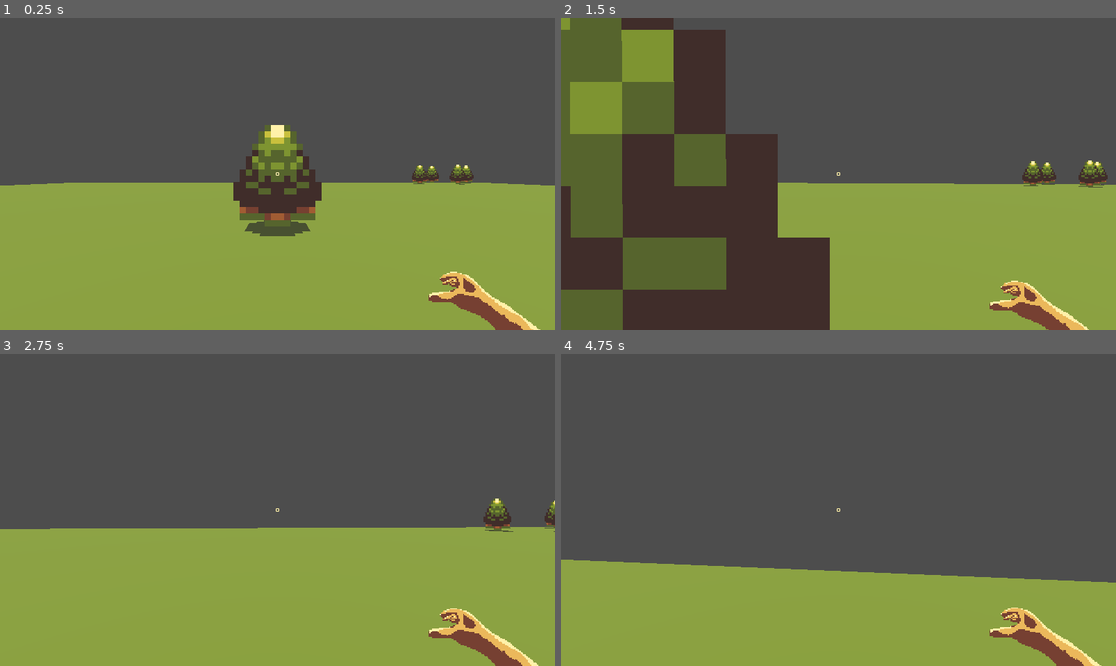
Above: before the commit, frames 1-4 (two rows, left to right).
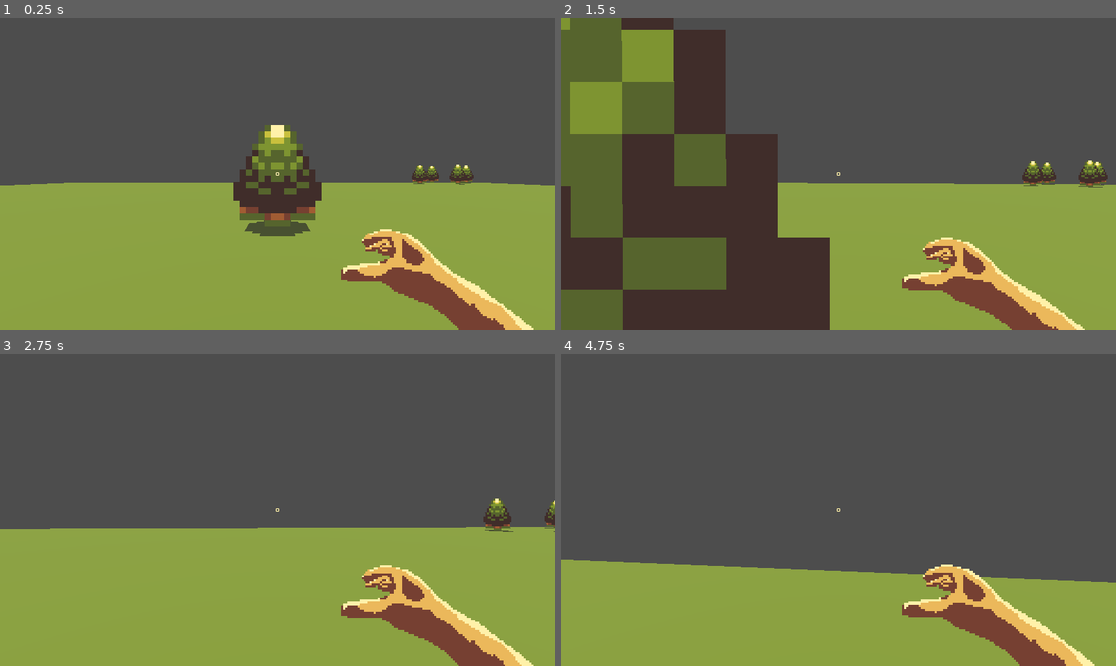
Above: after the commit, the same moments.

Repository: benlloyd50/three-d-skiller
Game: Godot game, scene res://scenes/main_in_game.tscn
The game is run twice, just before and just after one commit, with the same random seed, the same clock (stepped at 60 frames per second) and the same inputs.
Inputs (mouse positions are in pixels of both pictures, inside the frame that each line leads up to):
- Up to frame 1 (0.25 s): no input
- Up to frame 2 (1.5 s): tap Enter at 0.5 s; move the mouse to (866, 174) at 0.52 s; hold W (move_forward) from 0.53 s (still down); click (866, 174) at 0.6 s; tap Space (jump) at 0.77 s; move the mouse to (810, 174) at 1.27 s; click (810, 174) at 1.35 s
- Up to frame 3 (2.75 s): keep holding W (move_forward); tap Space (jump) at 1.52 s; move the mouse to (288, 503) at 2.02 s; click (288, 503) at 2.1 s
- Up to frame 4 (4.75 s): keep holding W (move_forward); move the mouse to (832, 516) at 2.77 s; click (832, 516) at 2.85 s; tap Space (jump) at 3.02, 3.77, 4.52 s; move the mouse to (877, 513) at 3.52 s; click (877, 513) at 3.6 s; move the mouse to (794, 506) at 4.27 s; click (794, 506) at 4.35 s

The runs differ from the first frame. In frame 1, 3.9% of the frame differs, in the area x 61-98%, y 67-100%; in frame 2, 3.6%; in frame 3, 4.0%; in frame 4, 4.0%.

Commit message:
attacks with sounds

Diff:
--- a/scenes/bb_tree.tscn
+++ b/scenes/bb_tree.tscn
@@ -30,9 +30,10 @@
 texture_filter = 0
 texture = ExtResource("2_l4o16")
 
-[node name="Tree" type="StaticBody3D" parent="Pivot" unique_id=1260696974]
+[node name="Tree" type="StaticBody3D" parent="Pivot" unique_id=1260696974 node_paths=PackedStringArray("despawn_on_death")]
 transform = Transform3D(1.6666663, 0, 0, 0, 1.6666663, 0, 0, 0, 1.6666663, 0, 0, 0)
 script = ExtResource("2_sfj6h")
+despawn_on_death = NodePath("../..")
 
 [node name="CollisionShape3D" type="CollisionShape3D" parent="Pivot/Tree" unique_id=467967866]
 transform = Transform3D(1, 0, 0, 0, 1, 0, 0, 0, 1, 0, 0.2103882, 0)
--- a/scenes/player.tscn
+++ b/scenes/player.tscn
@@ -1,8 +1,22 @@
 [gd_scene format=3 uid="uid://srl1w5wjsuwm"]
 
 [ext_resource type="Script" uid="uid://hobsns4jtt2j" path="res://scripts/player_controller.gd" id="1_g2els"]
+[ext_resource type="AudioStream" uid="uid://dksc4d6mjr6jq" path="res://audio/punch1.ogg" id="2_fjrip"]
 [ext_resource type="Texture2D" uid="uid://cpjts3f3o4jul" path="res://art/hand_large.png" id="2_g2els"]
 [ext_resource type="Texture2D" uid="uid://cvja6duuqgr04" path="res://art/art dump/Mini-Medieval-8x8/Interface.png" id="3_qhqgy"]
+[ext_resource type="AudioStream" uid="uid://b2okx3ff5p5ly" path="res://audio/punch2.ogg" id="3_smehm"]
+[ext_resource type="AudioStream" uid="uid://dgog5yr1pkjkb" path="res://audio/punch3.ogg" id="4_ur7pv"]
+[ext_resource type="AudioStream" uid="uid://bbdy1h33t50wd" path="res://audio/punch4.ogg" id="5_y4r1p"]
+[ext_resource type="AudioStream" uid="uid://b3333wol188ng" path="res://audio/Footstep_Dirt_00.ogg" id="6_qfm1y"]
+[ext_resource type="AudioStream" uid="uid://bbnmxde2gkj4a" path="res://audio/Footstep_Dirt_01.ogg" id="7_fulsm"]
+[ext_resource type="AudioStream" uid="uid://bv8gqvrtlst61" path="res://audio/Footstep_Dirt_02.ogg" id="8_4r5pv"]
+[ext_resource type="AudioStream" uid="uid://d216ypvq6yv5d" path="res://audio/Footstep_Dirt_03.ogg" id="9_60mlk"]
+[ext_resource type="AudioStream" uid="uid://dswomn10hi3ot" path="res://audio/Footstep_Dirt_04.ogg" id="10_i4ail"]
+[ext_resource type="AudioStream" uid="uid://vq4g3nf3b3fy" path="res://audio/Footstep_Dirt_05.ogg" id="11_a38lo"]
+[ext_resource type="AudioStream" uid="uid://jibl5cmjdu4" path="res://audio/Footstep_Dirt_06.ogg" id="12_4ni07"]
+[ext_resource type="AudioStream" uid="uid://dptqbete275xx" path="res://audio/Footstep_Dirt_07.ogg" id="13_l71n6"]
+[ext_resource type="AudioStream" uid="uid://67t7bg4vin1w" path="res://audio/Footstep_Dirt_08.ogg" id="14_ke2ow"]
+[ext_resource type="AudioStream" uid="uid://dw76gq6lu2tvb" path="res://audio/Footstep_Dirt_09.ogg" id="15_ujl30"]
 
 [sub_resource type="StandardMaterial3D" id="StandardMaterial3D_4flbx"]
 albedo_color = Color(1, 0.637, 0.00999999, 1)
@@ -13,13 +27,32 @@
 
 [sub_resource type="CapsuleShape3D" id="CapsuleShape3D_sh265"]
 
+[sub_resource type="AudioStreamRandomizer" id="AudioStreamRandomizer_2l50j"]
+streams_count = 4
+stream_0/stream = ExtResource("2_fjrip")
+stream_1/stream = ExtResource("3_smehm")
+stream_2/stream = ExtResource("4_ur7pv")
+stream_3/stream = ExtResource("5_y4r1p")
+
+[sub_resource type="AudioStreamRandomizer" id="AudioStreamRandomizer_hs5hk"]
+streams_count = 10
+stream_0/stream = ExtResource("6_qfm1y")
+stream_1/stream = ExtResource("7_fulsm")
+stream_2/stream = ExtResource("8_4r5pv")
+stream_3/stream = ExtResource("9_60mlk")
+stream_4/stream = ExtResource("10_i4ail")
+stream_5/stream = ExtResource("11_a38lo")
+stream_6/stream = ExtResource("12_4ni07")
+stream_7/stream = ExtResource("13_l71n6")
+stream_8/stream = ExtResource("14_ke2ow")
+stream_9/stream = ExtResource("15_ujl30")
+
 [sub_resource type="AtlasTexture" id="AtlasTexture_qhqgy"]
 atlas = ExtResource("3_qhqgy")
 region = Rect2(0, 0, 24, 24)
 
 [node name="player" type="CharacterBody3D" unique_id=1684608086]
 script = ExtResource("1_g2els")
-bob_rate = 8.0
 
 [node name="Pivot" type="Node3D" parent="." unique_id=396520076]
 transform = Transform3D(-1, 0, 8.74228e-08, 0, 1, 0, -8.74228e-08, 0, -1, 0.00330329, 0, -0.0010668)
@@ -39,6 +72,13 @@
 [node name="hitbox" type="CollisionShape3D" parent="." unique_id=1706764618]
 shape = SubResource("CapsuleShape3D_sh265")
 
+[node name="hitsounds" type="AudioStreamPlayer3D" parent="." unique_id=90243943]
+stream = SubResource("AudioStreamRandomizer_2l50j")
+volume_db = -20.935
+
+[node name="footsteps" type="AudioStreamPlayer3D" parent="." unique_id=766870794]
+stream = SubResource("AudioStreamRandomizer_hs5hk")
+
 [node name="CanvasLayer" type="CanvasLayer" parent="." unique_id=198022207]
 
 [node name="Control" type="Control" parent="CanvasLayer" unique_id=1442793112]
@@ -48,8 +88,8 @@
 offset_bottom = 40.0
 
 [node name="hudhand" type="Sprite2D" parent="CanvasLayer/Control" unique_id=796031873]
-position = Vector2(1362, 604)
-scale = Vector2(4, 4)
+position = Vector2(971, 255)
+scale = Vector2(7, 7)
 texture = ExtResource("2_g2els")
 
 [node name="crosshair" type="TextureRect" parent="CanvasLayer" unique_id=1143515821]
--- a/scripts/attackable.gd
+++ b/scripts/attackable.gd
@@ -1,16 +1,24 @@
-extends StaticBody3D
+extends Node
 
+@export var health: int = 10;
+@export var despawn_on_death: Node3D;
 
 signal attack_hit(damage: int)
+signal final_blow()
 
-func on_collision_hit(damage: int) -> void:
+func ev_attack_hit(damage: int) -> void:
+    health -= damage
     attack_hit.emit(damage)
+    print("Ouch i got hit for ", damage, " damage and have ", health, "!")
+
+    if health <= 0:
+        final_blow.emit()
+
+func _on_final_blow() -> void:
+    if despawn_on_death:
+        despawn_on_death.queue_free()
+
 
 # Called when the node enters the scene tree for the first time.
 func _ready() -> void:
-    pass # Replace with function body.
-
-
-# Called every frame. 'delta' is the elapsed time since the previous frame.
-func _process(delta: float) -> void:
-    pass
+    final_blow.connect(_on_final_blow)
--- a/scripts/player_controller.gd
+++ b/scripts/player_controller.gd
@@ -23,6 +23,7 @@
 # Sprite hand on the player
 @onready var hand: Sprite2D = $CanvasLayer/Control/hudhand
 @onready var hitcast: RayCast3D = $Pivot/hitcast
+@onready var hit_sound: AudioStreamPlayer3D = $hitsounds
 
 var hand_sprite_position: Vector2
 var going_to_max: Dictionary[String, bool] = {
@@ -60,11 +61,14 @@
 
 func attack(_delta: float) -> void:
     var obj = hitcast.get_collider()
+    hit_sound.play()
     if obj:
         print("Hit a ", obj.name)
         # send damage to the object and have it respond
-        if obj.has_method("on_attack_hit"):
-            obj.on_attack_hit(2)
+        if obj.has_method("ev_attack_hit"):
+            obj.ev_attack_hit(2)
+        else:
+            print("The obj.name has no method to handle being hit.")
 
 func capture_mouse() -> void:
     Input.set_mouse_mode(Input.MOUSE_MODE_CAPTURED)
Not shown, added: audio/Footstep_Dirt_00.ogg.import
Not shown, added: audio/Footstep_Dirt_01.ogg.import
Not shown, added: audio/Footstep_Dirt_02.ogg.import
Not shown, added: audio/Footstep_Dirt_03.ogg.import
Not shown, added: audio/Footstep_Dirt_04.ogg.import
Not shown, added: audio/Footstep_Dirt_05.ogg.import
Not shown, added: audio/Footstep_Dirt_06.ogg.import
Not shown, added: audio/Footstep_Dirt_07.ogg.import
Not shown, added: audio/Footstep_Dirt_08.ogg.import
Not shown, added: audio/Footstep_Dirt_09.ogg.import
Not shown, added: audio/punch1.ogg.import
Not shown, added: audio/punch2.ogg.import
(and 17 more such lines)
